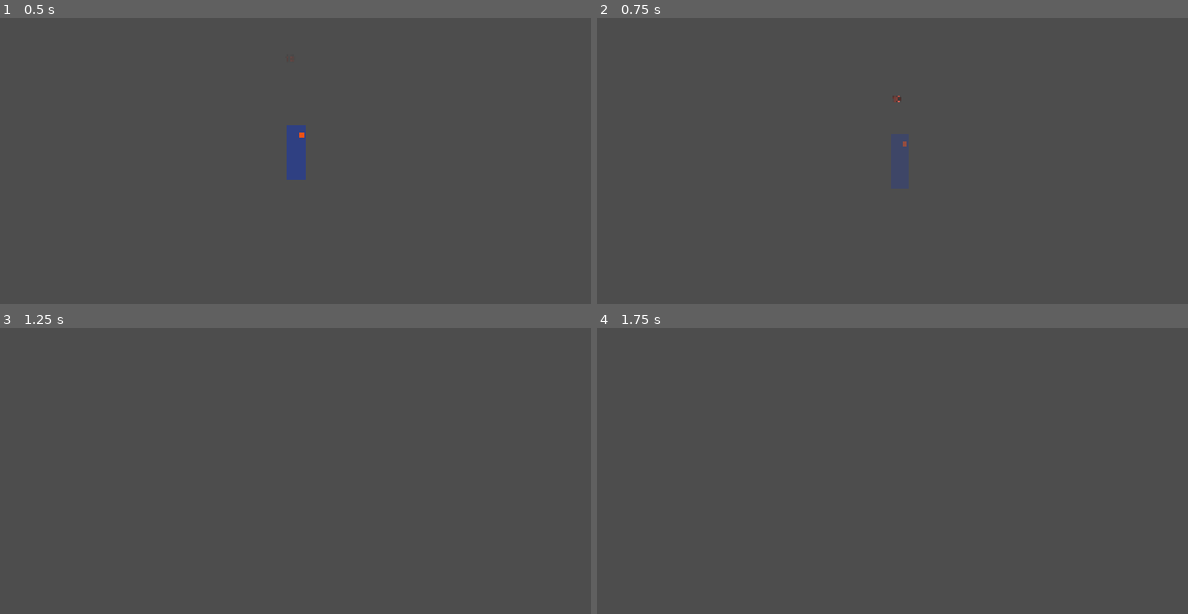
Above: before the commit, frames 1-4 (two rows, left to right).
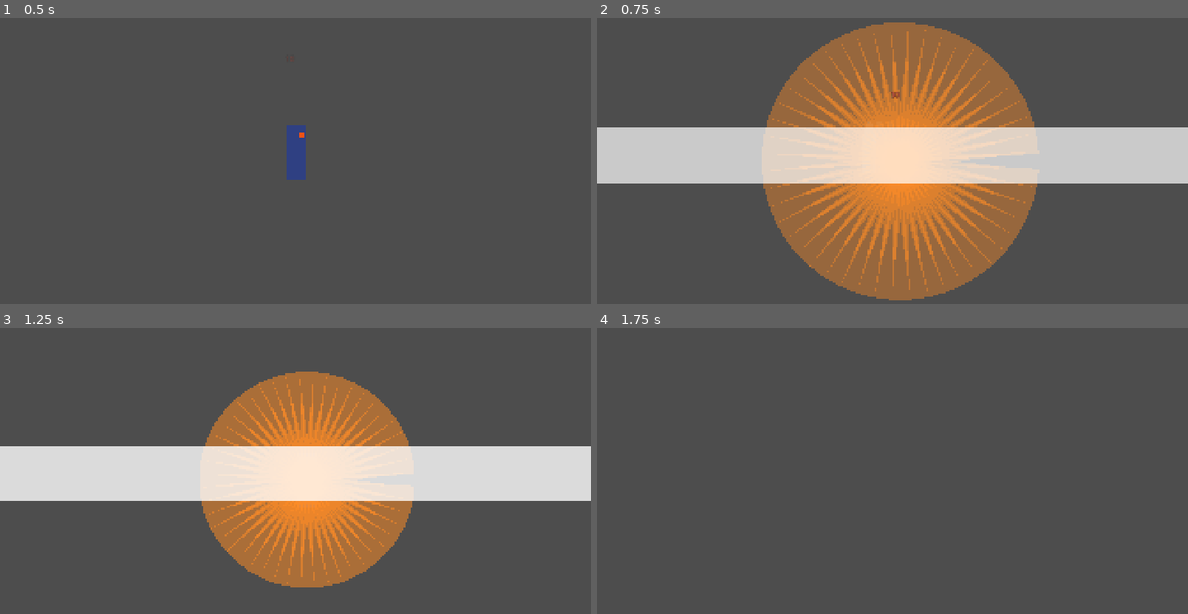
Above: after the commit, the same moments.

Repository: e-fity/self-development-salvation
Game: Godot game, scene res://tests/smoke_test.tscn
Two runs of this game, one before a commit and one after it. Both use one fixed random seed, a clock stepped at 60 frames per second and the inputs below. This scene is started directly instead of the project's main scene.
Inputs (mouse positions are in pixels of both pictures, inside the frame that each line leads up to):
- Up to frame 1 (0.5 s): no input
- Up to frame 2 (0.75 s): tap Enter (ui_accept) at 0.5 s; move the mouse to (1022, 120) at 0.52 s; hold D (move_right) from 0.53 s (still down); tap Shift (dodge) at 0.6 s
- Up to frame 3 (1.25 s): keep holding D (move_right); tap Space (jump) at 0.77 s; tap I (ultimate) at 0.8 s
- Up to frame 4 (1.75 s): keep holding D (move_right); move the mouse to (774, 465) at 1.27 s; tap I (ultimate) at 1.35 s; tap Space (jump) at 1.52 s; tap Shift (dodge) at 1.55 s

Frame 1 is identical in both runs. In frame 2, 46% of the frame differs, in the area x 0-100%, y 1-99%; in frame 3, 34%; in frame 4, nothing differs.

Commit message:
feat(game): 战斗反馈特效与死亡重试（R12/R13）

Diff:
--- a/game/autoload/fx.gd
+++ b/game/autoload/fx.gd
@@ -11,11 +11,14 @@
 
 
 ## 打中目标时调用一次：命中停顿 + 震屏（多目标时传最大的那段伤害）
-func impact(dmg: float, with_sound := true) -> void:
+## stop_override > 0 时用它代替按伤害分档的停顿（技能可以配置轻/重）
+func impact(dmg: float, with_sound := true, stop_override := -1.0) -> void:
 	var tier := _tier(dmg)
 	if with_sound:
 		Audio.play_hit(dmg)
 	var stop_ms: float = [40.0, 55.0, 80.0][tier] * hitstop_scale
+	if stop_override > 0.0:
+		stop_ms = stop_override * 1000.0 * hitstop_scale
 	var amp: float = [2.0, 4.0, 6.0][tier] * shake_scale * shake_tune
 
 	_hit_stop(stop_ms / 1000.0)
--- a/game/autoload/game_data.gd
+++ b/game/autoload/game_data.gd
@@ -24,10 +24,10 @@
 	"energy": {"max": 100.0, "on_hit": 6.0, "on_kill": 15.0, "on_damage": 10.0},
 	"skill2": {"frames": 10, "startup": 3, "active": 1, "recover": 6,
 		"radius": 120.0, "mult": 1.2, "knockback": 120.0,
-		"cooldown": 10.0, "armor_time": 2.0},
+		"cooldown": 10.0, "armor_time": 2.0, "hitstop": 0.04},
 	"ultimate": {"frames": 24, "startup": 6, "active": 6, "recover": 12,
 		"mult": 4.0, "combo_bonus": 0.005, "combo_bonus_cap": 1.0,
-		"knockback": 160.0, "width": 4800.0, "height": 2400.0},
+		"knockback": 160.0, "width": 4800.0, "height": 2400.0, "hitstop": 0.08},
 	"attacks": [
 		{"startup": 2, "active": 1, "recover": 3, "mult": 1.0, "knockback": 60.0},
 		{"startup": 2, "active": 1, "recover": 3, "mult": 1.0, "knockback": 60.0},
--- a/game/data/player.json
+++ b/game/data/player.json
@@ -35,7 +35,8 @@
     "mult": 1.2,
     "knockback": 120.0,
     "cooldown": 10.0,
-    "armor_time": 2.0
+    "armor_time": 2.0,
+    "hitstop": 0.04
   },
   "ultimate": {
     "frames": 24,
@@ -47,7 +48,8 @@
     "combo_bonus_cap": 1.0,
     "knockback": 160.0,
     "width": 4800.0,
-    "height": 2400.0
+    "height": 2400.0,
+    "hitstop": 0.08
   },
   "attacks": [
     {
--- a/game/project.godot
+++ b/game/project.godot
@@ -83,6 +83,11 @@
 "events": [Object(InputEventKey,"resource_local_to_scene":false,"resource_name":"","device":-1,"window_id":0,"alt_press …(195 unchanged characters)…
 ]
 }
+retry={
+"deadzone": 0.2,
+"events": [Object(InputEventKey,"resource_local_to_scene":false,"resource_name":"","device":-1,"window_id":0,"alt_pressed":false,"shift_pressed":false,"ctrl_pressed":false,"meta_pressed":false,"pressed":false,"keycode":0,"physical_keycode":82,"key_label":0,"unicode":0,"location":0,"echo":false,"script":null)
+]
+}
 
 [layer_names]
 
--- a/game/scenes/levels/level.gd
+++ b/game/scenes/levels/level.gd
@@ -123,6 +123,18 @@
 	Audio.play_varied("gold", -10.0, 0.05)
 
 
+## 玩家复活后的收尾：Boss 战阵亡回到门前神龛并回满（R13）
+func on_player_respawn(player: Node) -> void:
+	if not _boss_seen:
+		return
+	if not is_instance_valid(_boss) or bool(_boss.get("_dead")):
+		return
+	player.hp = player.max_hp
+	if "energy" in player:
+		player.energy = player.max_energy
+	print("[神龛] Boss 战阵亡，回到门前神龛并回满")
+
+
 func _show_results() -> void:
 	# 场景已经切走就不要再建结算页（await 期间可能换场景）
 	if not is_inside_tree():
--- a/game/scenes/player/player.gd
+++ b/game/scenes/player/player.gd
@@ -60,6 +60,7 @@
 var skill2_knockback := 120.0
 var skill2_cooldown := 10.0
 var skill2_armor := 2.0
+var skill2_hitstop := 0.04
 
 # 零点（I）：24 帧，1–6 起手 / 7–12 判定+无敌 / 13–24 收招，倍率 4.0 + 连击加成
 var ult_frames := 24
@@ -72,6 +73,7 @@
 var ult_knockback := 160.0
 var ult_width := 4800.0
 var ult_height := 2400.0
+var ult_hitstop := 0.08
 
 @export var attack_power := 12.0        # PRD：ATK 初始 12
 @export var hitbox_size := Vector2(100, 130)
@@ -135,6 +137,17 @@
 const ART_IDLE := "res://art/player/idle.png"
 const ART_HEIGHT := 180.0
 
+# 战斗反馈（R12）：逆鳞环、零点横斩、闪避残影全部预建，运行时只切 visible / tween
+const GHOST_POOL := 3
+const GHOST_LIFETIME := 0.28
+const ULT_BAR_WIDTH := 2600.0
+const ULT_BAR_HEIGHT := 180.0
+const ULT_BAR_Z := 40                 # 压在 HUD（layer 10）之下，不遮 Boss 血条
+var _ring: Line2D
+var _ult_bar: Polygon2D
+var _ghosts: Array[Polygon2D] = []
+var _respawn_seq := 0
+
 @onready var visual: Node2D = $Visual
 @onready var slash: Polygon2D = $Visual/Slash
 
@@ -143,6 +156,96 @@
 	_load_data()
 	slash.visible = false
 	_apply_art()
+	_build_fx()
+
+
+## 预建战斗反馈节点：环 / 横斩 / 残影池，避免出招时每帧 new
+func _build_fx() -> void:
+	_ring = Line2D.new()
+	_ring.name = "Skill2Ring"
+	_ring.width = 12.0
+	_ring.default_color = Color(1.0, 0.55, 0.15, 0.9)
+	_ring.z_index = 20
+	_ring.position = Vector2(0.0, -90.0)
+	var pts := PackedVector2Array()
+	for i in 49:
+		var a := TAU * float(i) / 48.0
+		pts.append(Vector2(cos(a), sin(a)))
+	_ring.points = pts
+	_ring.visible = false
+	add_child(_ring)
+
+	_ult_bar = Polygon2D.new()
+	_ult_bar.name = "UltBar"
+	_ult_bar.polygon = PackedVector2Array([
+		Vector2(-ULT_BAR_WIDTH * 0.5, -ULT_BAR_HEIGHT * 0.5),
+		Vector2(ULT_BAR_WIDTH * 0.5, -ULT_BAR_HEIGHT * 0.5),
+		Vector2(ULT_BAR_WIDTH * 0.5, ULT_BAR_HEIGHT * 0.5),
+		Vector2(-ULT_BAR_WIDTH * 0.5, ULT_BAR_HEIGHT * 0.5),
+	])
+	_ult_bar.color = Color(1, 1, 1, 0.9)
+	_ult_bar.z_index = ULT_BAR_Z
+	_ult_bar.visible = false
+	add_child(_ult_bar)
+
+	for i in GHOST_POOL:
+		var ghost := Polygon2D.new()
+		ghost.name = "Ghost%d" % i
+		ghost.polygon = PackedVector2Array([
+			Vector2(-20, 0), Vector2(-26, -60), Vector2(-22, -120),
+			Vector2(-8, -165), Vector2(8, -165), Vector2(22, -120),
+			Vector2(26, -60), Vector2(20, 0),
+		])
+		ghost.color = Color(0.62, 0.86, 1.0, 0.38)
+		ghost.z_index = -1
+		ghost.top_level = true       # 残影留在原地，不跟着玩家走
+		ghost.visible = false
+		add_child(ghost)
+		_ghosts.append(ghost)
+
+
+## 逆鳞：以身体为中心的橙色环扩大淡出
+func _play_ring() -> void:
+	_ring.visible = true
+	_ring.modulate = Color(1, 1, 1, 1)
+	_ring.scale = Vector2.ONE * 0.25
+	var tw := _ring.create_tween()
+	tw.set_ignore_time_scale(true)
+	tw.set_parallel(true)
+	tw.tween_property(_ring, "scale", Vector2.ONE * skill2_radius, 0.28)
+	tw.tween_property(_ring, "modulate:a", 0.0, 0.28)
+	tw.set_parallel(false)
+	tw.tween_callback(func() -> void: _ring.visible = false)
+
+
+## 零点：一条压在 HUD 之下的全屏横向白斩
+func _play_ult_bar() -> void:
+	_ult_bar.visible = true
+	_ult_bar.position = Vector2(0.0, -110.0)
+	_ult_bar.modulate = Color(1, 1, 1, 1)
+	_ult_bar.scale = Vector2(0.5, 1.0)
+	var tw := _ult_bar.create_tween()
+	tw.set_ignore_time_scale(true)
+	tw.set_parallel(true)
+	tw.tween_property(_ult_bar, "scale:x", 1.0, 0.18)
+	tw.tween_property(_ult_bar, "modulate:a", 0.0, 0.32).set_delay(0.08)
+	tw.set_parallel(false)
+	tw.tween_callback(func() -> void: _ult_bar.visible = false)
+
+
+## 闪避：3 个残影依次淡出（池复用，不新增节点）；沿反方向错开形成拖尾
+func _spawn_ghosts() -> void:
+	var back := -float(_action_dir)
+	for i in _ghosts.size():
+		var ghost := _ghosts[i]
+		ghost.global_position = global_position + Vector2(back * 34.0 * float(i), 0.0)
+		ghost.scale = Vector2(float(_facing), 1.0)
+		ghost.modulate = Color(1, 1, 1, 1)
+		ghost.visible = true
+		var tw := ghost.create_tween()
+		tw.set_ignore_time_scale(true)
+		tw.tween_property(ghost, "modulate:a", 0.0, GHOST_LIFETIME).set_delay(0.05 * float(i))
+		tw.tween_callback(func() -> void: ghost.visible = false)
 
 
 ## 有正式贴图就用贴图，没有就保留方块占位（美术可以随时换，不用改代码）
@@ -242,6 +345,7 @@
 	skill2_knockback = Data.num(s2, "knockback", skill2_knockback)
 	skill2_cooldown = Data.num(s2, "cooldown", skill2_cooldown)
 	skill2_armor = Data.num(s2, "armor_time", skill2_armor)
+	skill2_hitstop = Data.num(s2, "hitstop", skill2_hitstop)
 
 	var ul: Dictionary = d.get("ultimate", {})
 	ult_frames = int(Data.num(ul, "frames", float(ult_frames)))
@@ -254,6 +358,7 @@
 	ult_knockback = Data.num(ul, "knockback", ult_knockback)
 	ult_width = Data.num(ul, "width", ult_width)
 	ult_height = Data.num(ul, "height", ult_height)
+	ult_hitstop = Data.num(ul, "hitstop", ult_hitstop)
 
 	_jumps_left = max_jumps
 
@@ -290,7 +395,8 @@
 		State.ULTIMATE:
 			_process_ultimate(delta)
 		State.DEAD:
-			pass
+			if Input.is_action_just_pressed("retry"):
+				_retry_now()
 		_:
 			_process_move(delta)
 
@@ -365,8 +471,22 @@
 	state = State.DEAD
 	velocity = Vector2.ZERO
 	visual.modulate = Color(1, 1, 1, 0.25)
-	print("[玩家] 倒下，%.1f 秒后从检查点重生" % respawn_delay)
+	print("[玩家] 倒下，%.1f 秒后从检查点重生（按 R 立即重试）" % respawn_delay)
+	_respawn_seq += 1
+	var seq := _respawn_seq
 	await get_tree().create_timer(respawn_delay).timeout
+	# 等待期间按过 R，或已经被别处复活：这次定时器作废
+	if not _dead or seq != _respawn_seq:
+		return
+	_respawn()
+
+
+## R 键：跳过等待立刻复活（死亡动画期间可用）
+func _retry_now() -> void:
+	if not _dead:
+		return
+	_respawn_seq += 1
+	print("[玩家] 手动重试")
 	_respawn()
 
 
@@ -388,6 +508,8 @@
 	_super_armor = 0.0
 	visual.modulate = Color.WHITE
 	_hurt_invuln = 1.0
+	if level != null and level.has_method("on_player_respawn"):
+		level.on_player_respawn(self)
 	print("[玩家] 已重生，HP %.0f" % hp)
 
 
@@ -562,6 +684,7 @@
 	velocity.x = 0.0
 	slash.visible = false
 	_move_remaining = dodge_distance
+	_spawn_ghosts()
 	Audio.play_varied("dodge", -7.0)
 
 
@@ -651,9 +774,9 @@
 		_hit_done = true
 		# 判定帧才消耗冷却：起手被打断不产生伤害，也不该进 CD（PRD 4.3 硬规则 3）
 		skill2_cd = skill2_cooldown
-		_hit_circle(skill2_mult, skill2_knockback, global_position, skill2_radius)
-		Audio.play("hit_heavy", -4.0, 0.9)
-		Fx.impact(14.0)
+		_play_ring()
+		_hit_circle(skill2_mult, skill2_knockback, global_position, skill2_radius, 12,
+				skill2_hitstop)
 
 	slash.visible = in_active
 
@@ -696,10 +819,10 @@
 		_hit_done = true
 		var bonus := minf(float(combo) * ult_combo_bonus, ult_combo_cap)
 		_ult_mult = ult_mult * (1.0 + bonus)
-		_hit_rect(_ult_mult, ult_knockback, global_position, Vector2(ult_width, ult_height), 64)
+		_play_ult_bar()
+		_hit_rect(_ult_mult, ult_knockback, global_position, Vector2(ult_width, ult_height),
+				64, ult_hitstop)
 		energy = 0.0                   # 判定帧清空能量；放在命中之后，避免把这一刀的 +6 又收回来
-		Audio.play("hit_heavy", -2.0, 0.7)
-		Fx.impact(40.0)
 
 	slash.visible = in_active
 
@@ -734,18 +857,21 @@
 
 ## 矩形判定：普攻 / 跳攻 / 橙闪 / 零点
 func _hit_rect(mult: float, knockback: float, center: Vector2, size: Vector2,
-		max_targets := 8) -> void:
+		max_targets := 8, hitstop := -1.0) -> void:
 	var targets := _rect.bodies(get_world_2d().direct_space_state, center, size, 2, max_targets)
-	_apply_hits(targets, mult, knockback)
+	_apply_hits(targets, mult, knockback, hitstop)
 
 
 ## 圆形判定：逆鳞（半径 120）
-func _hit_circle(mult: float, knockback: float, center: Vector2, radius: float) -> void:
-	var targets := _rect.circle_bodies(get_world_2d().direct_space_state, center, radius, 2, 12)
-	_apply_hits(targets, mult, knockback)
-
-
-func _apply_hits(targets: Array[Node], mult: float, knockback: float) -> void:
+func _hit_circle(mult: float, knockback: float, center: Vector2, radius: float,
+		max_targets := 12, hitstop := -1.0) -> void:
+	var targets := _rect.circle_bodies(get_world_2d().direct_space_state, center, radius, 2,
+			max_targets)
+	_apply_hits(targets, mult, knockback, hitstop)
+
+
+func _apply_hits(targets: Array[Node], mult: float, knockback: float,
+		hitstop := -1.0) -> void:
 	var hit_any := false
 	var biggest := 0.0
 
@@ -772,4 +898,4 @@
 		combo += 1
 		max_combo = maxi(max_combo, combo)
 		_combo_timer = combo_reset_time
-		Fx.impact(biggest)
+		Fx.impact(biggest, true, hitstop)
--- a/game/tests/auto_accept.gd
+++ b/game/tests/auto_accept.gd
@@ -27,6 +27,8 @@
 var energy_after_ult := -1.0
 var fps_avg := -1.0
 var fps_min := -1.0
+var retry_frames := -1
+var ghost_pool := 0
 var boss_engaged := false
 var results_shown := false
 
@@ -48,6 +50,7 @@
 	await _stage_combo()
 	await _stage_dodge()
 	await _stage_skills()
+	await _stage_retry()
 	await _stage_boss()
 	await _stage_results()
 
@@ -125,6 +128,13 @@
 		if player.invulnerable:
 			saw_invuln = true
 	_check(saw_invuln, "闪避前 4 帧内出现无敌")
+	ghost_pool = player.get("_ghosts").size()
+	var ghost_visible := 0
+	for ghost in player.get("_ghosts"):
+		if ghost.visible:
+			ghost_visible += 1
+	_check(ghost_pool == 3 and ghost_visible == 3, "闪避残影：池 3 个且全部可见")
+	await _shot("08_dodge_ghost.png")
 	await _wait(0.5)
 	dodge_dx = absf(player.global_position.x - x0)
 	_check(dodge_dx >= 120.0, "闪避位移 ≥120px（实测 %.0f）" % dodge_dx)
@@ -141,9 +151,12 @@
 		await get_tree().physics_frame
 	_check(player.state == player.State.SKILL2, "L 逆鳞进入 SKILL2")
 	await _wait(0.3)
+	_check(player.get("_ring").visible, "逆鳞环在判定帧可见")
+	var cd_after_skill2: float = player.skill2_cd
 	await _shot("04_skill2.png")
-	_check(player.skill2_cd >= 9.9, "逆鳞判定后进入 10s CD（实测 %.1f）" % player.skill2_cd)
+	_check(cd_after_skill2 >= 9.8, "逆鳞判定后进入 10s CD（实测 %.2f）" % cd_after_skill2)
 	await _wait(0.7)
+	_check(not player.get("_ring").visible, "逆鳞环播完自动隐藏")
 
 	player.energy = player.max_energy
 	_tap("ultimate")
@@ -158,10 +171,41 @@
 			break
 	_check(saw_state, "I 零点进入 ULTIMATE")
 	_check(saw_invuln, "零点判定帧无敌")
+	_check(player.get("_ult_bar").visible, "零点横斩在判定帧可见")
 	await _shot("05_ultimate.png")
+	await _shot("09_ult_slash.png")
 	await _wait(1.4)
+	_check(not player.get("_ult_bar").visible, "零点横斩播完自动隐藏")
 	energy_after_ult = player.energy
 	_check(energy_after_ult <= 6.0, "零点命中后能量清零（实测 %.0f）" % energy_after_ult)
+
+## R13：死亡 → 按 R 立即重试，3 秒内可操作
+func _stage_retry() -> void:
+	if player == null:
+		return
+	player.global_position = Vector2(320.0, 0.0)
+	await _wait(0.2)
+	var full_hp: float = player.max_hp
+	Debug.invincible = false
+	player.set("_hurt_invuln", 0.0)
+	player.set("hp", 5.0)
+	player.take_damage(999.0, 1)
+	_check(player.is_dead(), "血量归零进入 DEAD")
+	var f0 := Engine.get_physics_frames()
+	_tap("retry")
+	var ready := false
+	for i in 240:
+		await get_tree().physics_frame
+		if not player.is_dead():
+			ready = true
+			break
+	retry_frames = Engine.get_physics_frames() - f0
+	Debug.invincible = true
+	_check(ready, "按 R 后立即复活")
+	_check(retry_frames <= 180, "死亡→可操作 ≤3 秒（实测 %d 帧）" % retry_frames)
+	_check(is_equal_approx(float(player.hp), full_hp), "重试后满血")
+	await _wait(0.3)
+
 
 func _stage_boss() -> void:
 	Debug.freeze_ai = false
@@ -255,6 +299,8 @@
 		"combo_damage": combo_damage,
 		"dodge_dx": dodge_dx,
 		"energy_after_ult": energy_after_ult,
+		"retry_frames": retry_frames,
+		"ghost_pool": ghost_pool,
 		"fps_avg": fps_avg,
 		"fps_min": fps_min,
 		"boss_engaged": boss_engaged,
--- a/game/tests/smoke_test.gd
+++ b/game/tests/smoke_test.gd
@@ -252,6 +252,8 @@
 	_check_eq(float(player.combo_reset_time), 3.0, "feedback 连击窗口取自 player.json")
 	_check_eq(float(player.skill2_cooldown), 10.0, "逆鳞冷却取自 player.json")
 	_check_eq(float(player.ult_mult), 4.0, "零点倍率取自 player.json")
+	_check_eq(float(player.skill2_hitstop), 0.04, "逆鳞顿帧取自 player.json")
+	_check_eq(float(player.ult_hitstop), 0.08, "零点顿帧取自 player.json")
 
 	# 能量：初始 0、命中 +6、上限 100、受击 −10（PRD 4.5）
 	_check_eq(float(player.energy), 0.0, "初始能量为 0")
@@ -313,6 +315,25 @@
 	_check(is_equal_approx(player.visual.modulate.r, 1.0), "闪避中红闪到期后不再泛红")
 	await get_tree().create_timer(0.3, true, false, true).timeout
 	_check(is_equal_approx(player.visual.modulate.a, 1.0), "闪避结束后恢复不透明")
+
+	# R12：特效节点预建、播放可见、播完隐藏；残影池固定 3 个
+	_check(player.get("_ring") != null and player.get("_ult_bar") != null, "逆鳞环与零点横斩已预建")
+	_check_eq(player.get("_ghosts").size(), 3, "残影池固定 3 个")
+	player.call("_play_ring")
+	player.call("_play_ult_bar")
+	_check(player.get("_ring").visible and player.get("_ult_bar").visible, "技能特效播放时可见")
+	await get_tree().create_timer(0.45, true, false, true).timeout
+	_check(
+			not player.get("_ring").visible and not player.get("_ult_bar").visible,
+			"技能特效播完自动隐藏"
+	)
+	player.call("_start_dodge", 1)
+	await get_tree().physics_frame
+	var ghost_visible := 0
+	for ghost in player.get("_ghosts"):
+		if ghost.visible:
+			ghost_visible += 1
+	_check_eq(ghost_visible, 3, "闪避时 3 个残影可见")
 
 	# 输入缓冲：只在硬直结束前 0.15s 内接受（PRD 5.3）
 	player.set("_air_mode", false)
@@ -423,6 +444,24 @@
 	_check_eq(int(runner.get("_taken")), 1, "检查点计数前移")
 	runner.call("_record_checkpoint", 1)
 	_check(Save.shrine_taken(), "神龛领取标记落盘")
+
+	# R13：Boss 战阵亡回到神龛并回满；非 Boss 战不额外回能量
+	var fake := FakePlayer.new()
+	runner.add_child(fake)
+	runner.set("_boss_seen", true)
+	var stub_boss := DeadBoss.new()
+	runner.add_child(stub_boss)
+	runner.set("_boss", stub_boss)
+	runner.call("on_player_respawn", fake)
+	_check_eq(fake.hp, 100.0, "Boss 战复活回满血")
+	_check_eq(fake.energy, 100.0, "Boss 战复活回满能量")
+	runner.set("_boss_seen", false)
+	fake.hp = 10.0
+	fake.energy = 10.0
+	runner.call("on_player_respawn", fake)
+	_check_eq(fake.energy, 10.0, "非 Boss 战复活不额外回能量")
+	stub_boss.free()
+	fake.free()
 
 	var resumed = load("res://scenes/levels/level.gd").new()
 	resumed.checkpoints.assign([600.0, 1600.0])
@@ -621,3 +660,20 @@
 	extends Node2D
 
 	var defense := 5.0
+
+
+## 关卡回满逻辑用的假玩家：只需要 hp / energy 两组字段
+class FakePlayer:
+	extends Node2D
+
+	var hp := 10.0
+	var max_hp := 100.0
+	var energy := 0.0
+	var max_energy := 100.0
+
+
+## 关卡判断「Boss 还活着」用的假 Boss
+class DeadBoss:
+	extends Node2D
+
+	var _dead := false
Not shown, changed: docs/代码审查报告.md
Not shown, changed: docs/代码规约.md
Not shown, changed: docs/工程规范.md
Not shown, changed: docs/架构与逻辑说明.md
Not shown, changed: docs/迭代计划.md
Not shown, changed: docs/验收清单.md
